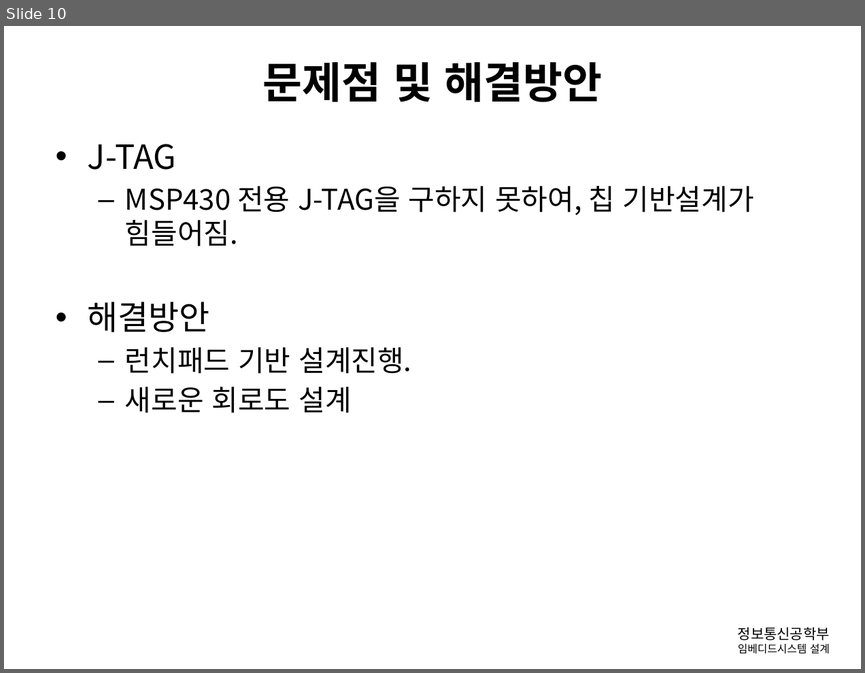
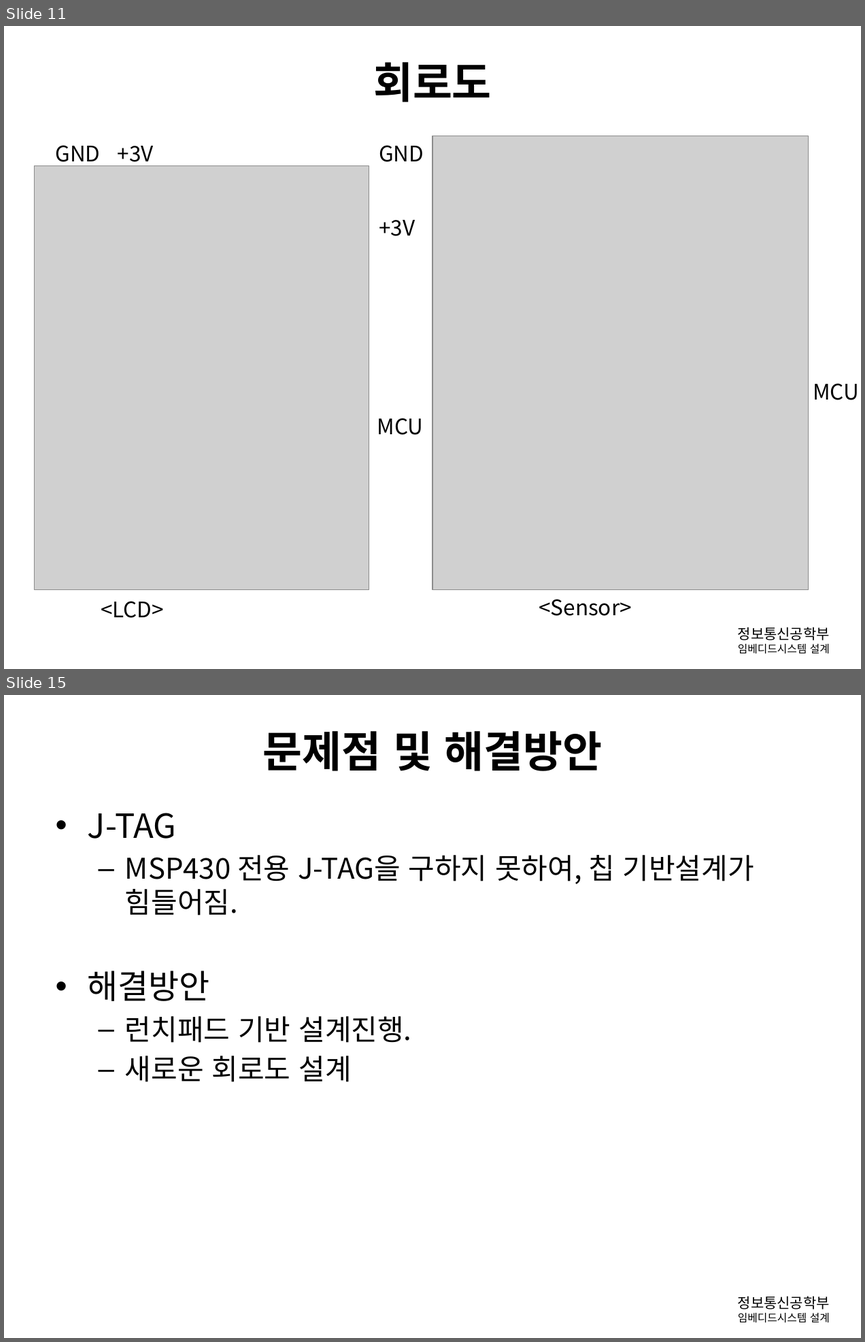
Before and after one commit to gusghrlrl101/Diving-Computer, a slide deck: 발표관련/임베디드_중간보고.pptx. Shown one above the other, each under a label of ours: slide 10 before the commit, slides 11 and 15 after it; the slides between them are not shown. The pictures are 865x673 and 865x1342 pixels, drawn with LibreOffice and Linux fonts; fonts in the diff are those of the drawing; grey boxes stand for pictures; background and template pictures are left out. Boxes give left, top, right and bottom in pixels: in the first picture for what was removed or moved away, otherwise in the second. Text is boxed around its words. In the diff, an @@ line names an element or a change of style, - is before the commit and + after.

```diff
--- a/발표관련/임베디드_중간보고.pptx
+++ b/발표관련/임베디드_중간보고.pptx
@@ slide 11 added at box(4, 26, 861, 669), background #FFFFFF; not listed: 1 template element that a slide beside it also shows @@
@@ title added at box(373, 62, 492, 102), 36 pt, text #000000, bold @@
+회로도
@@ text added at box(55, 145, 100, 167), 18 pt, text #000000 @@
+GND
@@ text added at box(118, 146, 154, 167), 18 pt, text #000000 @@
++3V
@@ text added at box(379, 145, 424, 162), 18 pt, text #000000 @@
+GND
@@ picture added at box(432, 135, 808, 589) @@
@@ picture added at box(34, 165, 368, 589) @@
@@ text added at box(379, 220, 415, 236), 18 pt, text #000000 @@
++3V
@@ text added at box(813, 383, 859, 400), 18 pt, text #000000 @@
+MCU
@@ text added at box(377, 418, 424, 435), 18 pt, text #000000 @@
+MCU
@@ text added at box(101, 601, 164, 618), 18 pt, text #000000 @@
+<LCD>
@@ text added at box(538, 599, 631, 616), 18 pt, text #000000 @@
+<Sensor>
@@ what was slide 10 is now slide 15 @@
```
Also in this commit, not shown: 10 slides changed, 4 other slides added, 1 other file.
